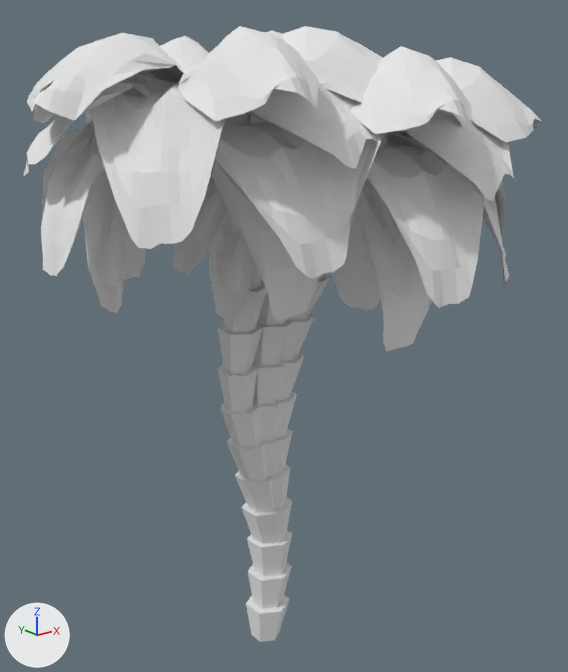
One commit to the FBX model Content/Environment/Foliage/PalmTree/Meshes/SM_palmtree_03.fbx: the scene before it, then after it.
Both versions are drawn from a 50 mm camera at (-2.91, -3.89, 3.77) aimed at (0.17, -0.05, 2.23). Lighting does not change. The marker at lower left points along +X, +Y and +Z. Where no turn or scale is listed for an object, it has been applied to the vertices.

The older version as bpy lines, for what is in view:
```python
me_plane_018 = bpy.data.meshes.new('Plane.018')
me_plane_018.from_pydata(...)  # 2616 vertices, 2194 faces; spans x -0.31..1.9, y -1.07..1.04, z 0.01..3.92
# faces by material slot: [2024, 170]
me_plane_018.materials.append(mat_leafs)  # white #e7e7e7
me_plane_018.materials.append(mat_bark)  # white #e7e7e7
me_plane_047 = bpy.data.meshes.new('Plane.047')
me_plane_047.from_pydata(...)  # 2616 vertices, 2194 faces; spans x -0.69..1.71, y -1.36..0.9, z 0.0..4.04
# faces by material slot: [2024, 170]
me_plane_047.materials.append(mat_leafs)  # white #e7e7e7
me_plane_047.materials.append(mat_bark)  # white #e7e7e7
me_plane_048 = bpy.data.meshes.new('Plane.048')
me_plane_048.from_pydata(...)  # 2616 vertices, 2194 faces; spans x -1.46..0.73, y -1.13..1.02, z 0.0..4.1
# faces by material slot: [2024, 170]
me_plane_048.materials.append(mat_leafs)  # white #e7e7e7
me_plane_048.materials.append(mat_bark)  # white #e7e7e7
ob_palmtree_01 = bpy.data.objects.new('PalmTree_01', me_plane_048)
ob_palmtree_01.location = (0.0, 0.0, 0.0)
ob_palmtree_02 = bpy.data.objects.new('PalmTree_02', me_plane_047)
ob_palmtree_02.location = (0.0, 0.0, 0.0)
ob_palmtree_03 = bpy.data.objects.new('PalmTree_03', me_plane_018)
ob_palmtree_03.location = (0.0, 0.0, 0.0)
```
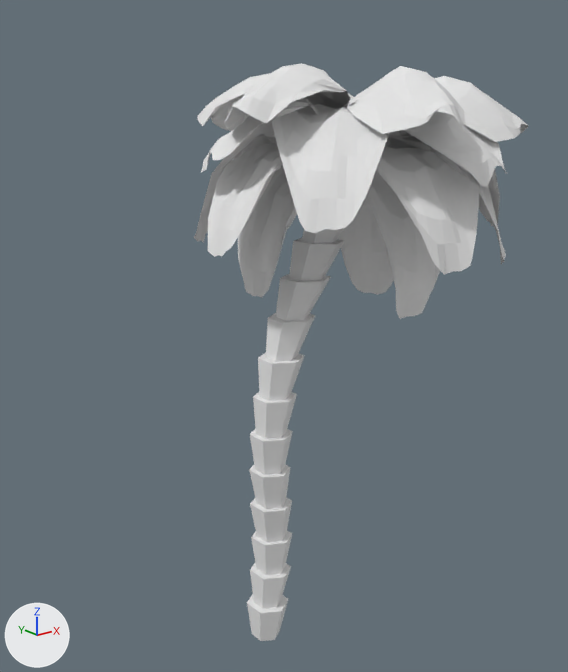
Edits to the scene script, one JSON object a line:
```json
{"op": "remove", "block": "ob_palmtree_01", "code": ["ob_palmtree_01 = bpy.data.objects.new('PalmTree_01', me_plane_048)", "ob_palmtree_01.location = (0.0, 0.0, 0.0)"]}
{"op": "remove", "block": "ob_palmtree_02", "code": ["ob_palmtree_02 = bpy.data.objects.new('PalmTree_02', me_plane_047)", "ob_palmtree_02.location = (0.0, 0.0, 0.0)"]}
```

What differs and where, as boxes [x1, y1, x2, y2] in the pictures (568 x 672 px):
```json
{"object": "PalmTree_01", "change": "deleted", "before": [24, 26, 400, 641], "faces in mat_leafs (white #e7e7e7)": [24, 26, 400, 322], "faces in mat_bark (white #e7e7e7)": [208, 171, 292, 641]}
{"object": "PalmTree_02", "change": "deleted", "before": [165, 46, 542, 642], "faces in mat_leafs (white #e7e7e7)": [165, 46, 542, 351], "faces in mat_bark (white #e7e7e7)": [246, 292, 292, 642]}
{"object": "PalmTree_03", "change": "unchanged, uncovered by the edit", "before": [208, 109, 506, 613], "after": [194, 63, 528, 641]}
```
